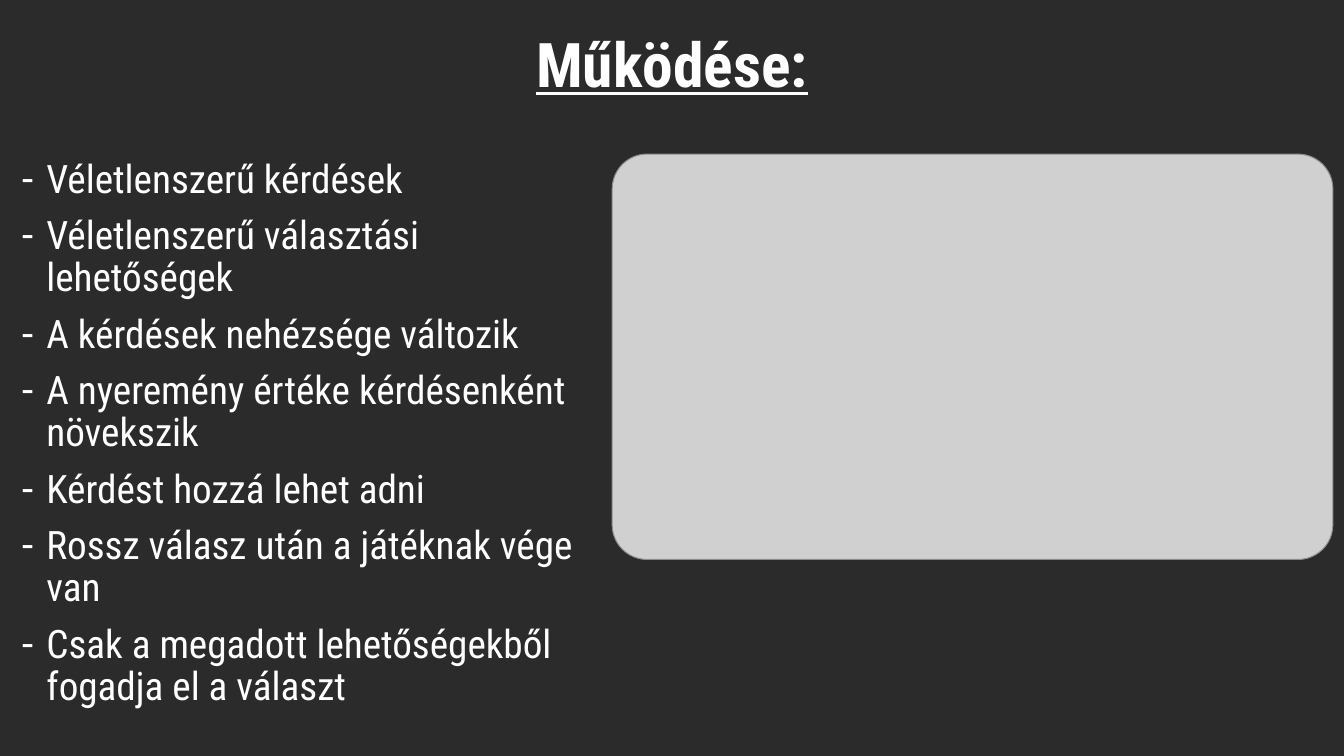
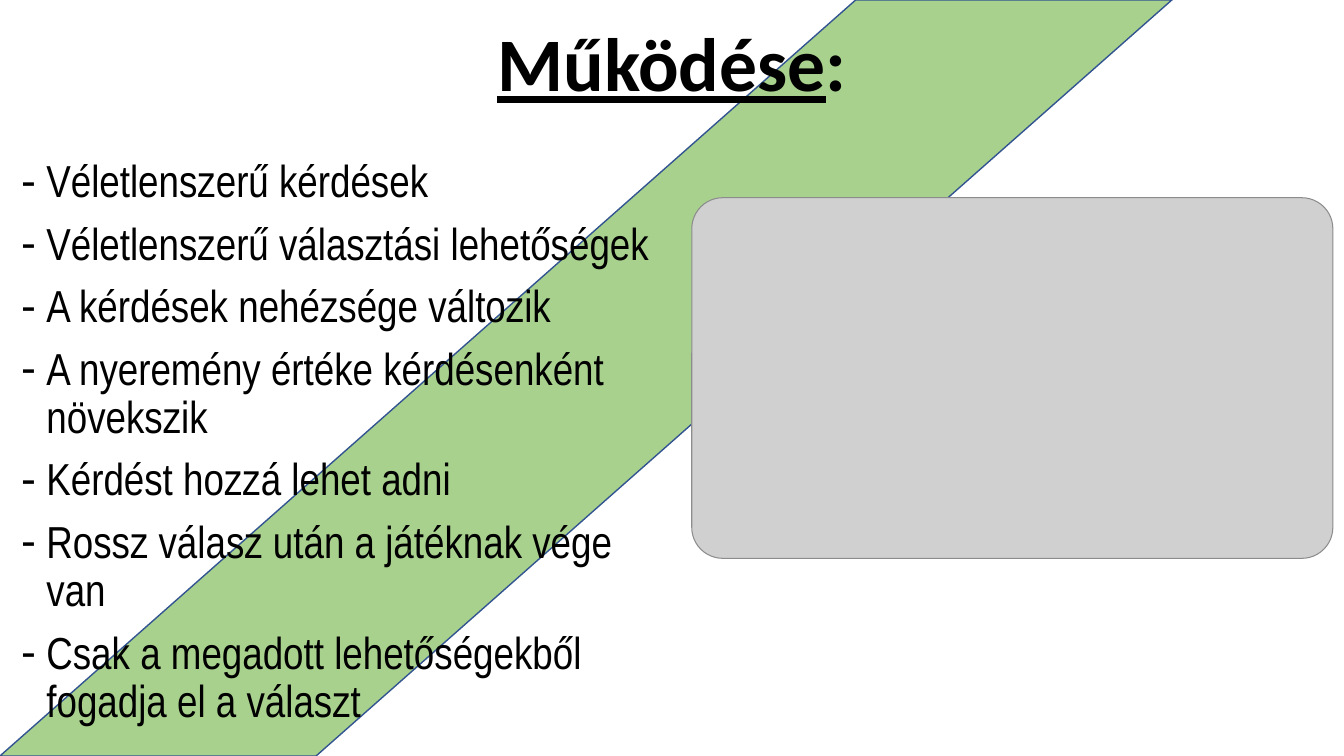
Before and after one commit to holperj/Legyen-on-is-milliomos, a slide deck: slide 2 of milliomos.pptx. Drawn at 1344x756 pixels with LibreOffice and Linux fonts; fonts in the diff are those of the drawing; grey boxes stand for pictures; background and template pictures are left out; a plain dark background stands for a picture behind light text. Boxes give left, top, right and bottom in pixels: in the first picture for what was removed or moved away, otherwise in the second. Text is boxed around its words. In the diff, an @@ line names an element or a change of style, - is before the commit and + after.

```diff
--- a/milliomos.pptx
+++ b/milliomos.pptx
@@ background picture (left out) to #FFFFFF @@
@@ parallelogram added at box(0, 0, 1173, 756), fill #A9D18E, outline #325491 1 pt @@
@@ title "Működése:" at box(497, 29, 846, 109): size 44 to 54 pt, font Roboto Condensed to Calibri, text colour #FFFFFF to #000000; underline off in "Működése:" @@
@@ text "Véletlenszerű kérdések" at box(46, 164, 649, 726): size 28 to 32 pt, font Roboto Condensed to Arial Narrow, text colour #FFFFFF to #000000 @@
@@ picture: place and size @@
-picture at box(612, 154, 1333, 560)
+picture at box(692, 198, 1333, 559)
```
Also in this commit, not shown: 3 other slides changed.
